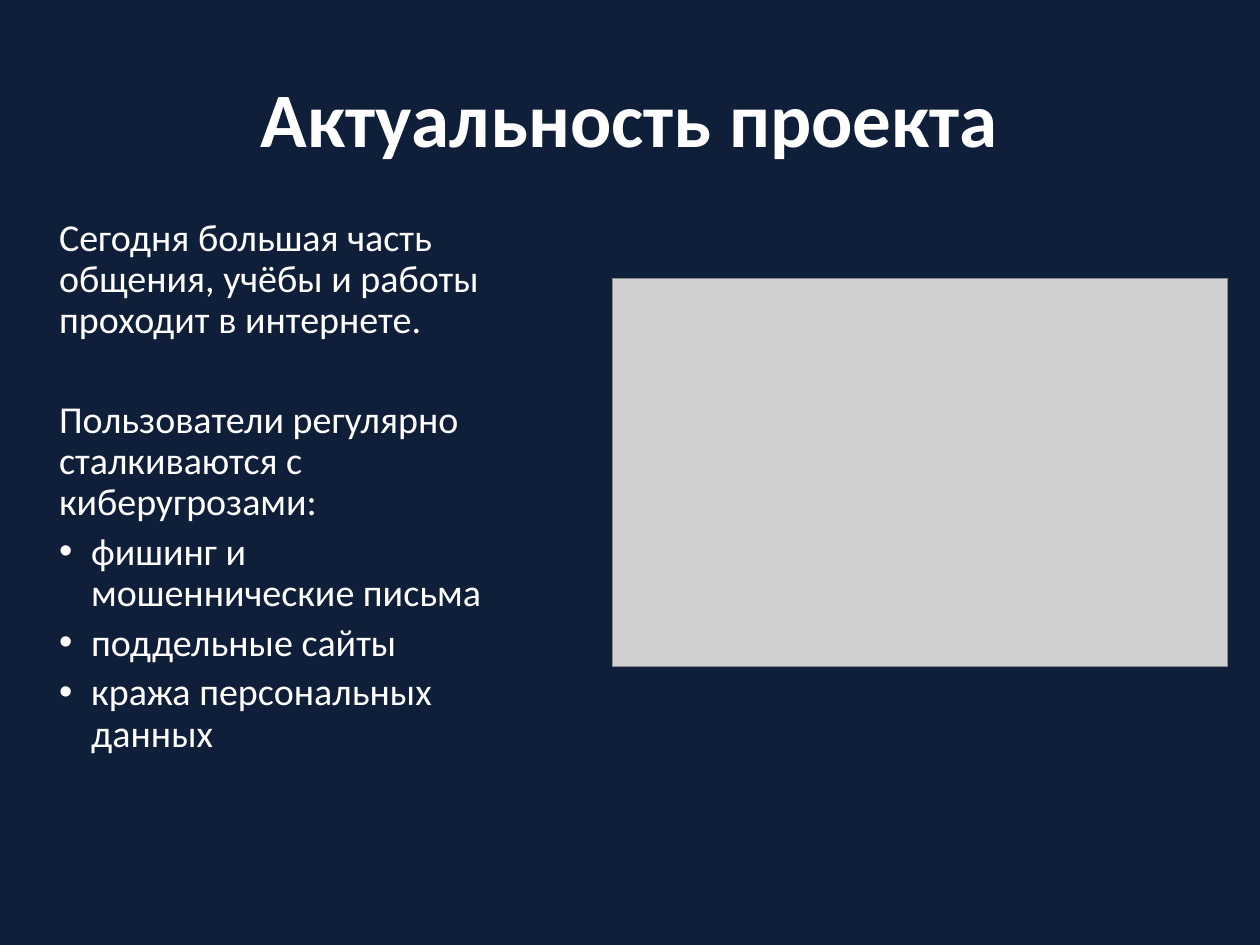
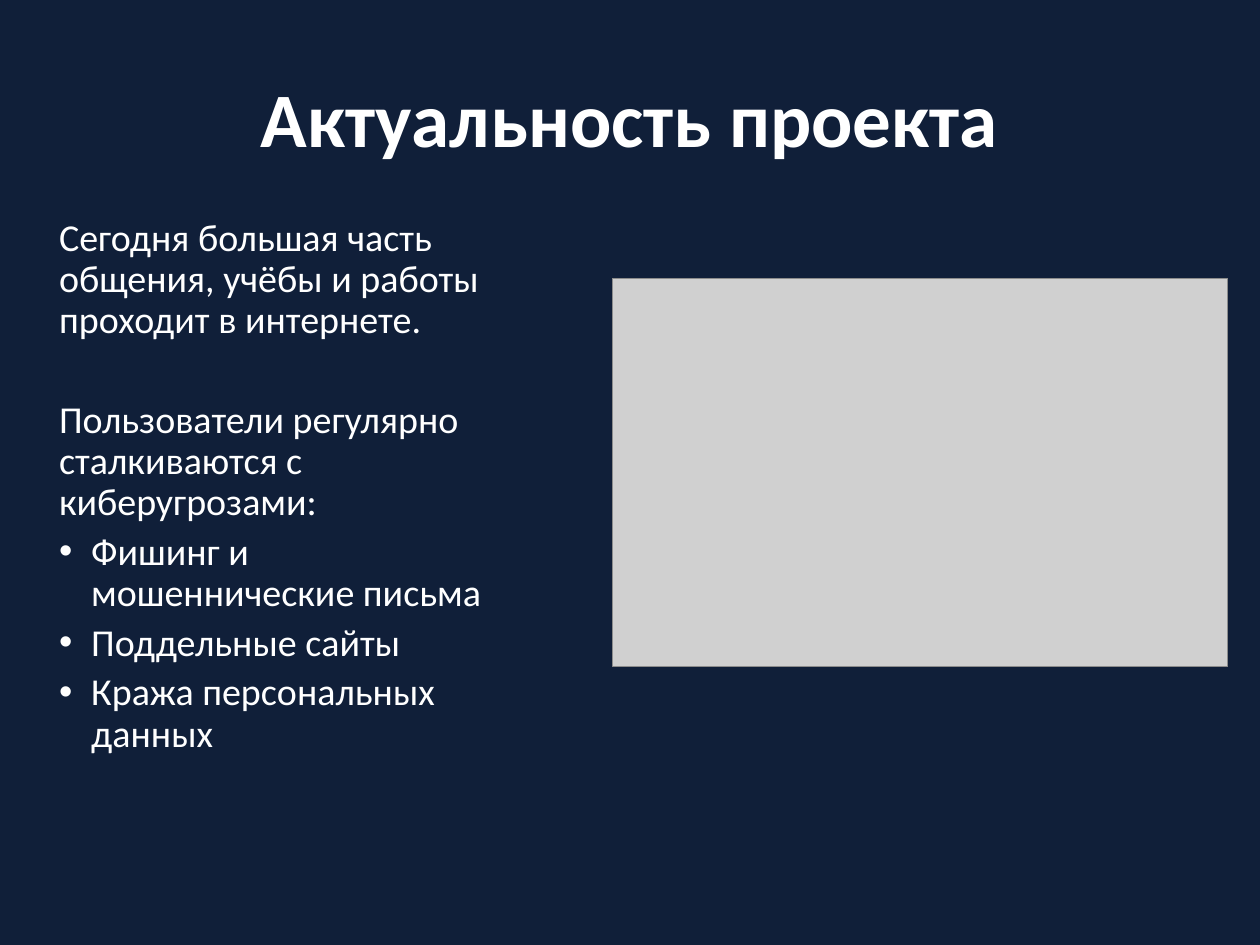
Before and after one commit to Dev-PGVAA/Safe-Net, a slide deck: slide 3 of project - info/Презентация SafeNet.pptx. Drawn at 1260x945 pixels with LibreOffice and Linux fonts; fonts in the diff are those of the drawing; grey boxes stand for pictures. Boxes give left, top, right and bottom in pixels: in the first picture for what was removed or moved away, otherwise in the second. Text is boxed around its words. In the diff, an @@ line names an element or a change of style, - is before the commit and + after.

```diff
--- a/project - info/Презентация SafeNet.pptx
+++ b/project - info/Презентация SafeNet.pptx
@@ text at (91, 539, 481, 754): text changed @@
-• фишинг и мошеннические письма
-• поддельные сайты
-• кража персональных данных
+• Фишинг и мошеннические письма
+• Поддельные сайты
+• Кража персональных данных
```
Also in this commit, not shown: 7 other slides changed, 6 other files.
